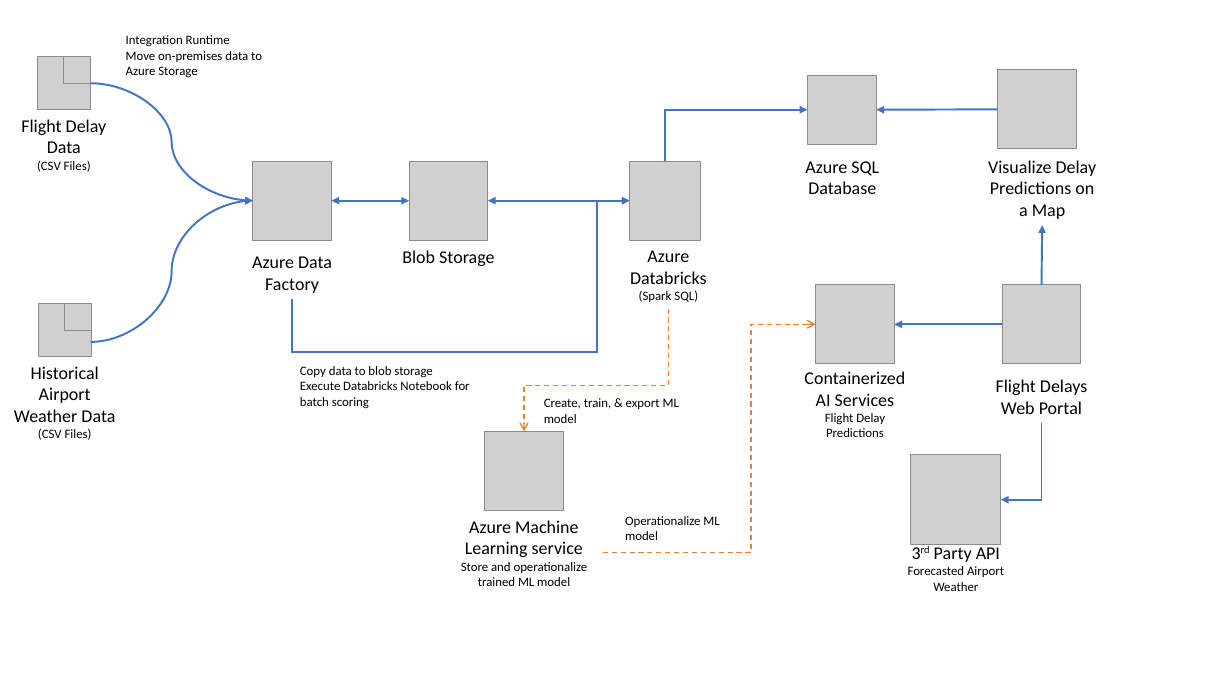
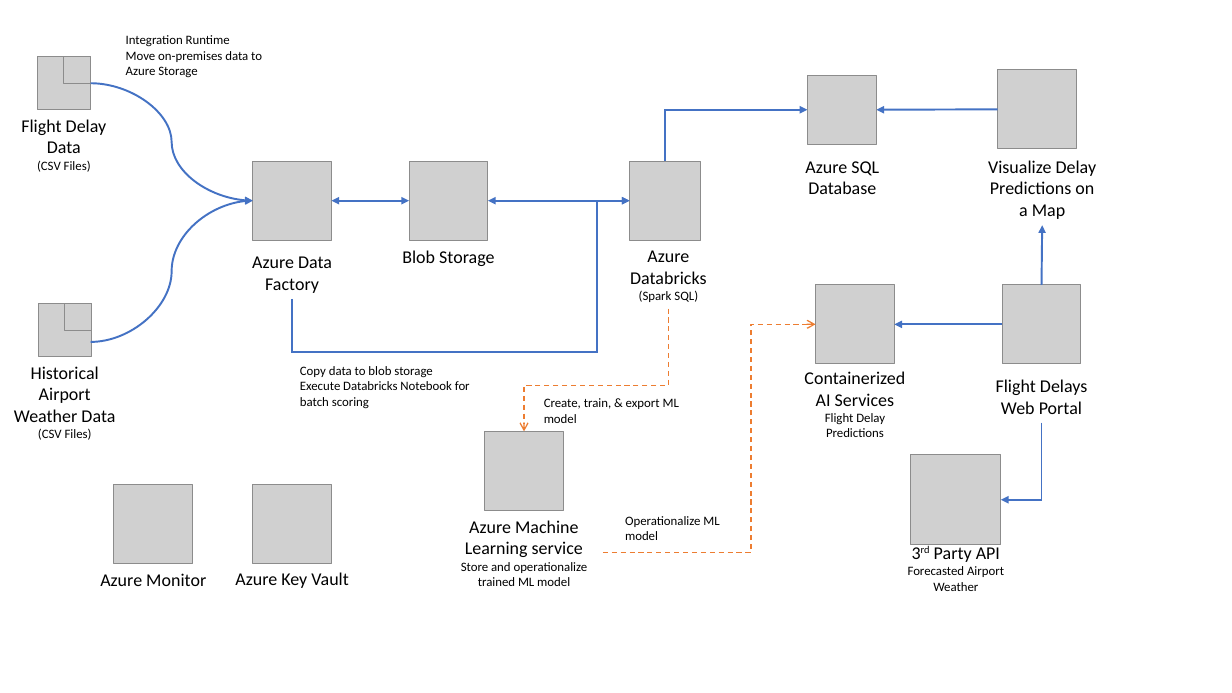
Before and after one commit to josuneha/AzureBigData-analytics, a slide deck: slide 1 of Whiteboard design session/Diagrams.pptx. Drawn at 1232x693 pixels with LibreOffice and Linux fonts; fonts in the diff are those of the drawing; grey boxes stand for pictures. Boxes give left, top, right and bottom in pixels: in the first picture for what was removed or moved away, otherwise in the second. Text is boxed around its words. In the diff, an @@ line names an element or a change of style, - is before the commit and + after.

```diff
--- a/Whiteboard design session/Diagrams.pptx
+++ b/Whiteboard design session/Diagrams.pptx
@@ picture added at [114, 484, 192, 563] @@
@@ picture added at [253, 484, 332, 563] @@
@@ text added at [100, 573, 206, 586], 14 pt, text #000000 @@
+Azure Monitor
@@ text added at [235, 572, 348, 588], 14 pt, text #000000 @@
+Azure Key Vault
```
Also in this commit, not shown: 3 other files.
